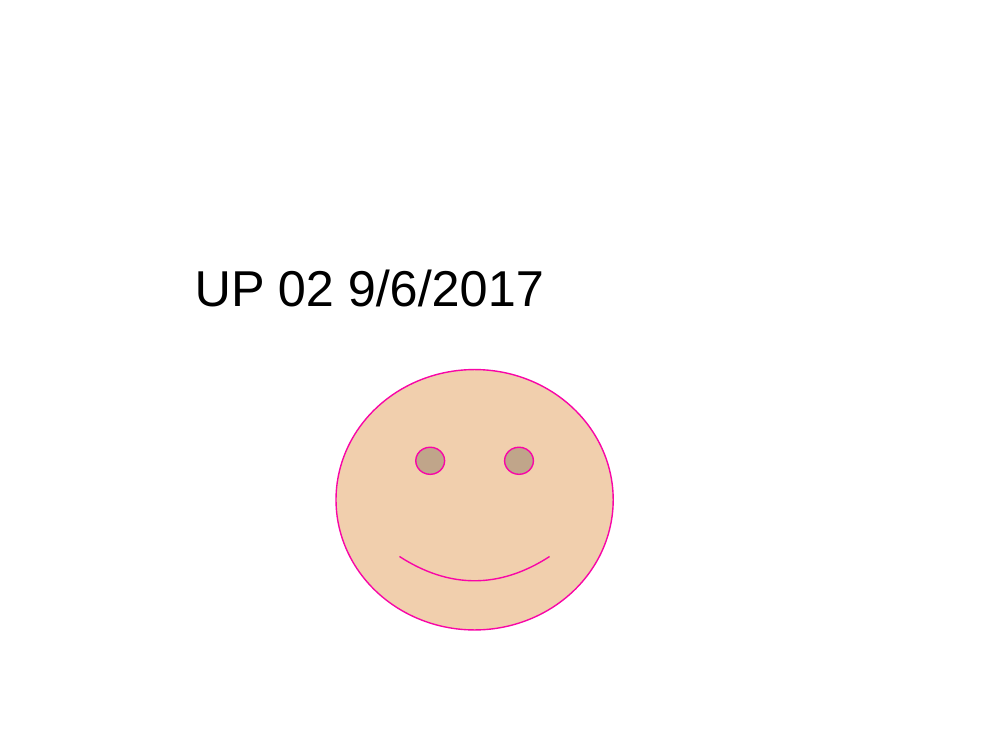
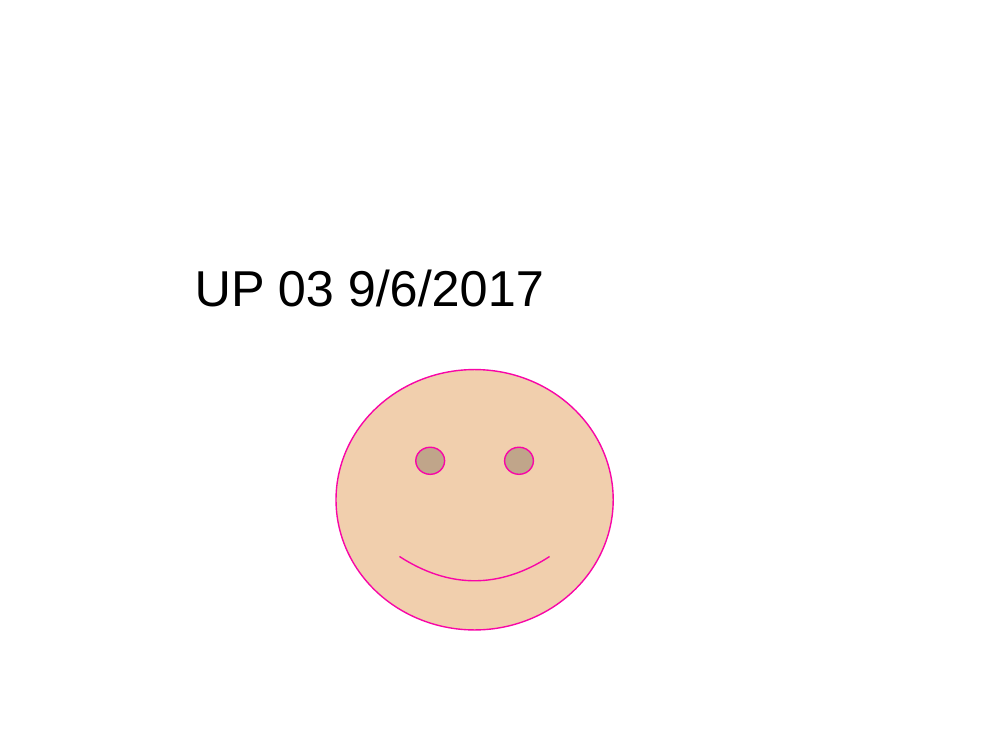
Before and after one commit to vothihoangyen/demo8-6-2017, a slide deck: slide 1 of 1.pptx. Drawn at 1008x756 pixels with LibreOffice and Linux fonts; fonts in the diff are those of the drawing; background and template pictures are left out. Boxes give left, top, right and bottom in pixels: in the first picture for what was removed or moved away, otherwise in the second. Text is boxed around its words. In the diff, an @@ line names an element or a change of style, - is before the commit and + after.

Commit message:
up 03

```diff
--- a/1.pptx
+++ b/1.pptx
@@ text at box(195, 269, 544, 307): text changed @@
-UP 02 9/6/2017
+UP 03 9/6/2017
```
